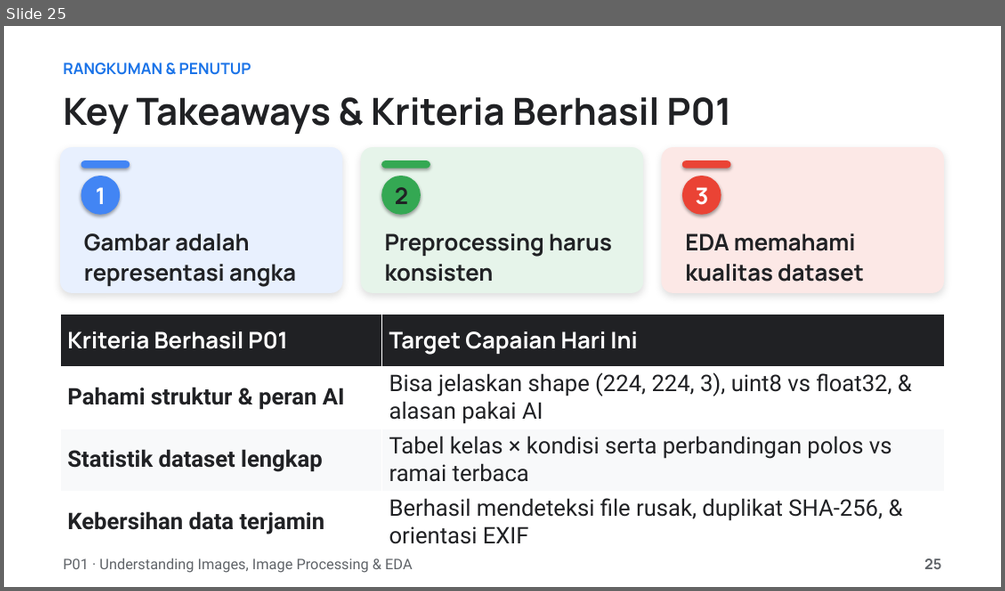
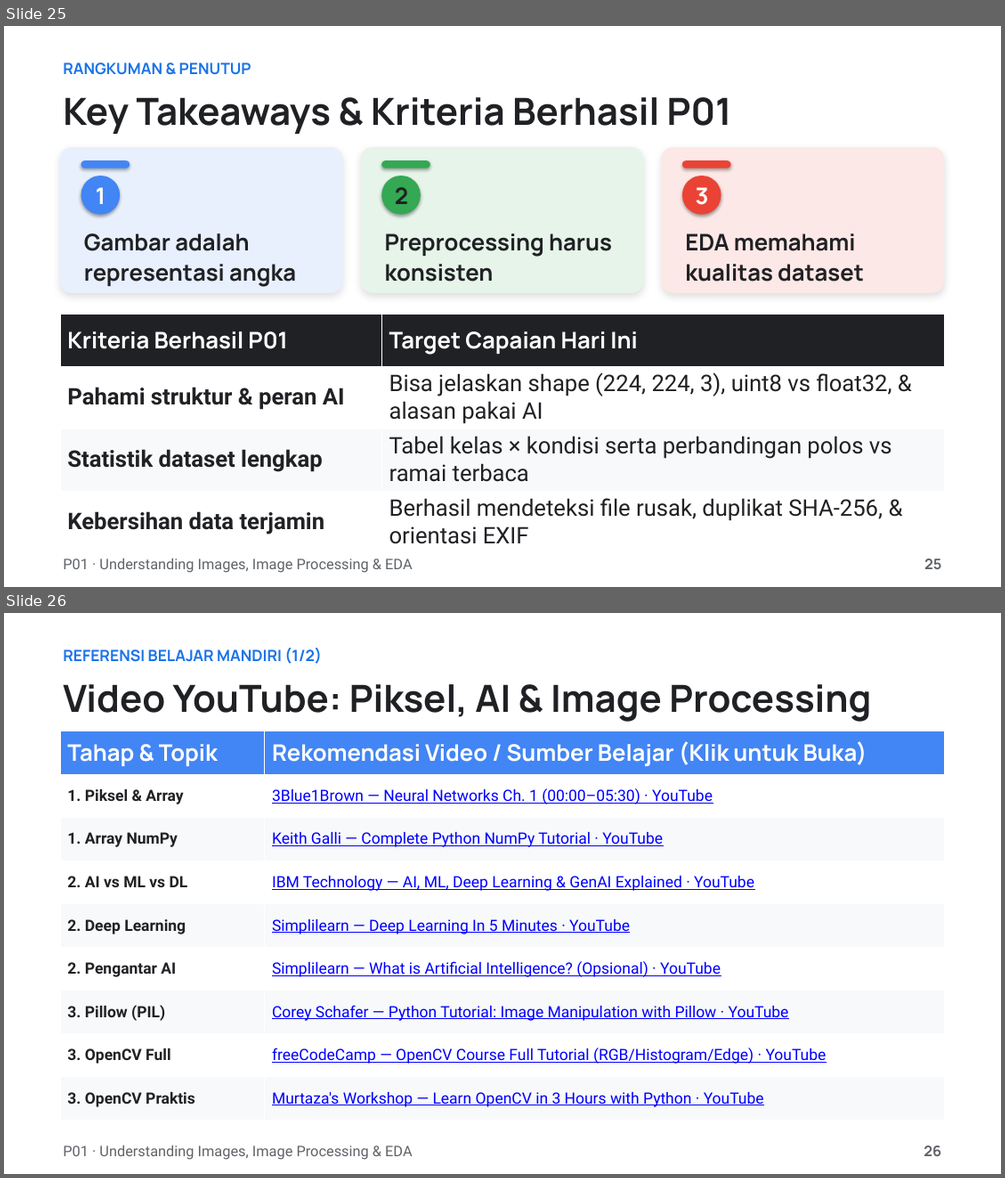
Before and after one commit to muhammadhaerul25/HaloTech-Private-DeepLearning, a slide deck: materials/P01/P01_image_processing_eda.pptx. Shown one above the other, each under a label of ours: slide 25 before the commit, slides 25 and 26 after it. The pictures are 1005x591 and 1005x1178 pixels, drawn with LibreOffice and Linux fonts; fonts in the diff are those of the drawing. Boxes give left, top, right and bottom in pixels: in the first picture for what was removed or moved away, otherwise in the second. Text is boxed around its words. In the diff, an @@ line names an element or a change of style, - is before the commit and + after.

Commit message:
feat(P01): add and optimize ordered learning references slides after closing (synced HTML, PDF, PPTX, Notebooks)

```diff
--- a/materials/P01/P01_image_processing_eda.pptx
+++ b/materials/P01/P01_image_processing_eda.pptx
@@ slide 26 added at (4,613,1001,1174), background #FFFFFF @@
@@ text added at (63,648,321,664), 15 pt, text #1A73E8, bold @@
+REFERENSI BELAJAR MANDIRI (1/2)
@@ text added at (63,684,871,722), 36 pt, text #202124, bold @@
+Video YouTube: Piksel, AI & Image Processing
@@ table added at (60,731,945,1120), 9 rows, 2 columns @@
+Tahap & Topik | Rekomendasi Video / Sumber Belajar (Klik untuk Buka)
+1. Piksel & Array | 3Blue1Brown — Neural Networks Ch. 1 (00:00–05:30) · YouTube
+1. Array NumPy | Keith Galli — Complete Python NumPy Tutorial · YouTube
+2. AI vs ML vs DL | IBM Technology — AI, ML, Deep Learning & GenAI Explained · YouTube
+2. Deep Learning | Simplilearn — Deep Learning In 5 Minutes · YouTube
+2. Pengantar AI | Simplilearn — What is Artificial Intelligence? (Opsional) · YouTube
+3. Pillow (PIL) | Corey Schafer — Python Tutorial: Image Manipulation with Pillow · YouTube
+3. OpenCV Full | freeCodeCamp — OpenCV Course Full Tutorial (RGB/Histogram/Edge) · YouTube
+3. OpenCV Praktis | Murtaza's Workshop — Learn OpenCV in 3 Hours with Python · YouTube
@@ text added at (63,1144,413,1159), 14 pt, text #5F6368 @@
+P01 · Understanding Images, Image Processing & EDA
@@ text added at (923,1145,941,1156), 14 pt, text #5F6368, bold @@
+26
```
Also in this commit, not shown: 1 other slide added, 9 other files.
